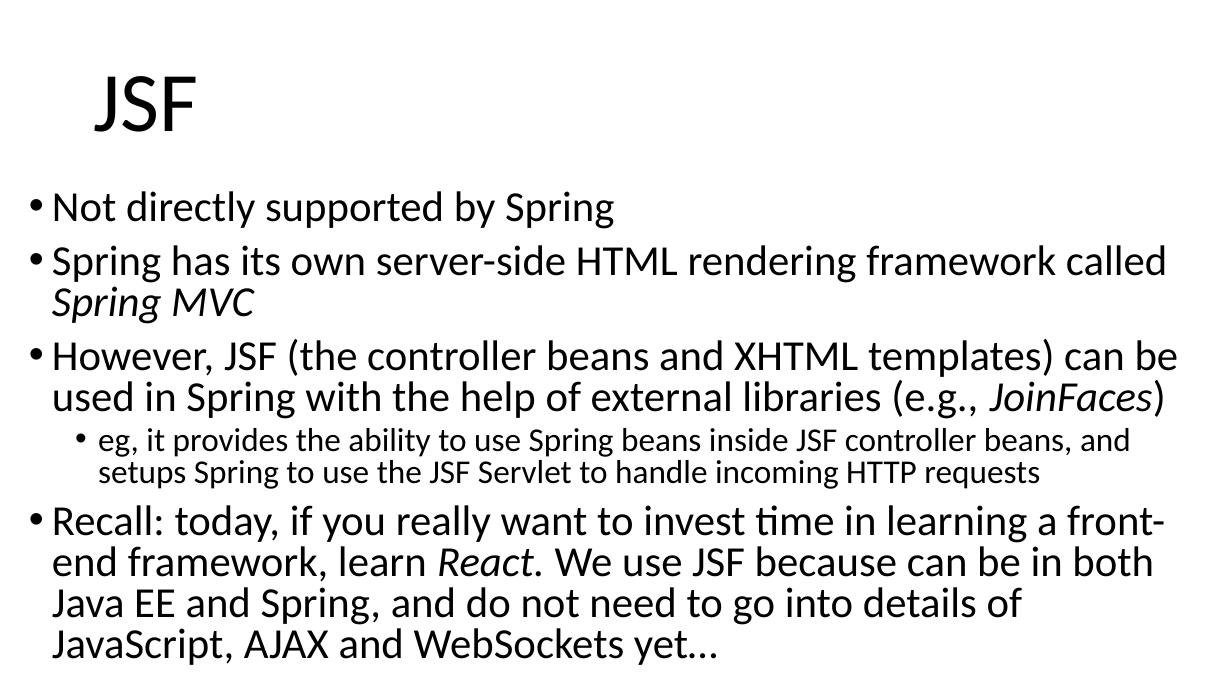
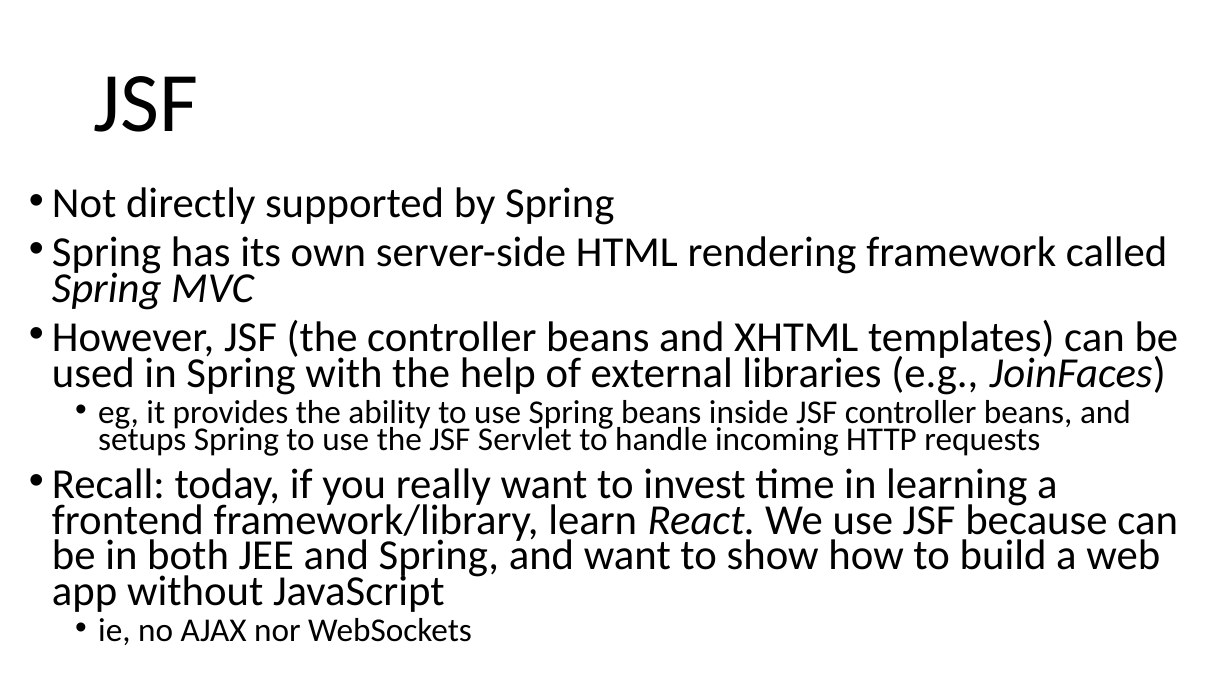
Before and after one commit to arcuri82/testing_security_development_enterprise_systems, a slide deck: slide 11 of doc/intro/slides/lesson_08_spring.pptx. Drawn at 1232x693 pixels with LibreOffice and Linux fonts; fonts in the diff are those of the drawing. Boxes give left, top, right and bottom in pixels: in the first picture for what was removed or moved away, otherwise in the second. Text is boxed around its words. In the diff, an @@ line names an element or a change of style, - is before the commit and + after.

```diff
--- a/doc/intro/slides/lesson_08_spring.pptx
+++ b/doc/intro/slides/lesson_08_spring.pptx
@@ text at (52, 187, 1179, 456): line spacing 0.8 to 0.7 @@
@@ text at (52, 468, 1178, 645): text changed @@
-• Recall: today, if you really want to invest time in learning a front-end framework, learn React. We use JSF because can be in both Java EE and Spring, and do not need to go into details of JavaScript, AJAX and WebSockets yet…
+• Recall: today, if you really want to invest time in learning a frontend framework/library, learn React. We use JSF because can be in both JEE and Spring, and want to show how to build a web app without JavaScript
+  • ie, no AJAX nor WebSockets
```
Also in this commit, not shown: 9 other slides changed, 1 other file.
